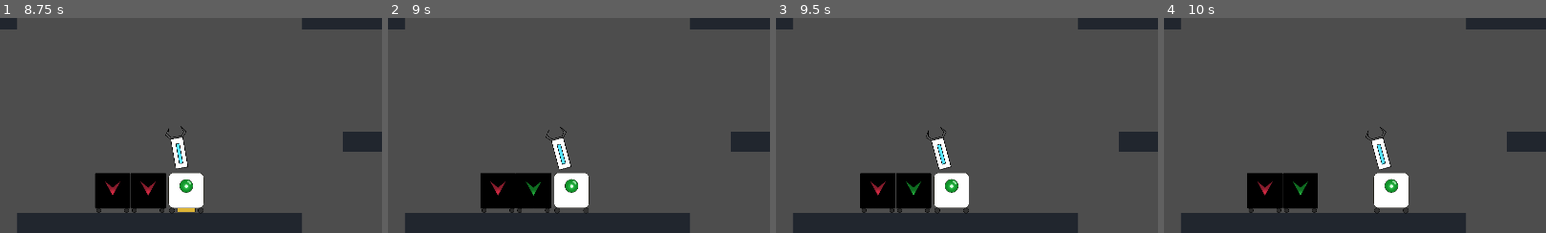
Above: before the commit, frames 1-4 (left to right).
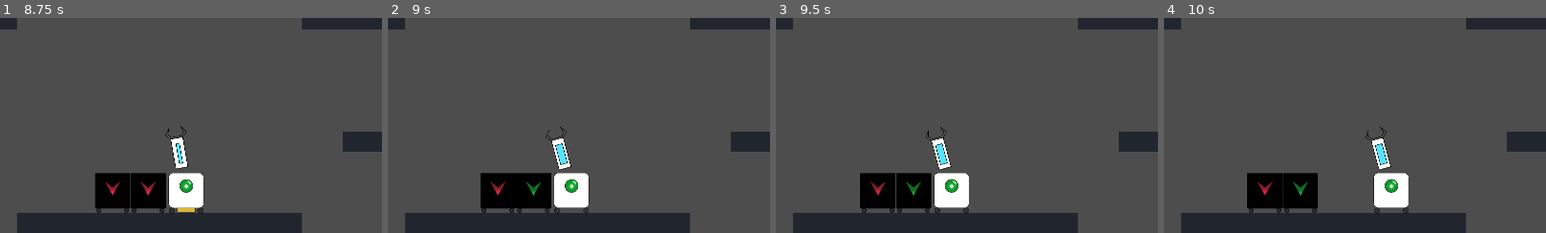
Above: after the commit, the same moments.

Repository: RajwolChapagain/Recoil-Robot
Game: Godot game, scene res://main.tscn
Same seed, same stepped clock (60 frames per second), same inputs: the game is played once before the commit and once after it.
Inputs:
- Up to frame 1 (8.75 s): hold D (move_right) 0.53-1.28 s; tap W (jump) at 0.6, 0.77, 1.07, 1.52, 1.55, 1.82, 2.3, 3.02, 3.05, 3.32, 3.6, 3.77, 4.07, 4.52, 4.55, 4.82, 5.3, 6.02, 6.05, 6.32, 6.6, 6.77, 7.07, 7.52, 7.55, 7.82, 8.3 s; hold A (move_left) 1.28-2.03 s; tap Up (fire_bullet) at 1.35, 4.35, 7.35 s; hold Right (rotate_gun_clockwise) 2.03-2.78 s; hold D (move_right) 2.03-3.53 s; tap Left (rotate_gun_counter_clockwise) at 2.85, 5.85 s; hold A (move_left) 3.53-5.78 s; hold Right (rotate_gun_clockwise) 5.03-5.78 s; hold D (move_right) 5.78-8.03 s; hold A (move_left) from 8.03 s (still down); hold Right (rotate_gun_clockwise) from 8.03 s (still down)
- Up to frame 2 (9 s): keep holding A (move_left); release Right (rotate_gun_clockwise) at 8.78 s; tap Left (rotate_gun_counter_clockwise) at 8.85 s
- Up to frame 3 (9.5 s): keep holding A (move_left); tap W (jump) at 9.02, 9.05, 9.32 s
- Up to frame 4 (10 s): release A (move_left) at 9.53 s; hold D (move_right) from 9.53 s (still down); tap W (jump) at 9.6, 9.77 s
The pictures show only the part of the screen within x 29-79%, y 50-100%; the shares and areas given below are measured in that part.

Frame 1 is identical in both runs. In frame 2, 0.1% of the frame differs, in the area x 43-47%, y 58-69%; in frame 3, 0.1%, in the area x 41-45%, y 58-69%; in frame 4, 0.1%.

Commit message:
make gun charge indicator larger after losing jump

Diff:
--- a/gun/gun.gd
+++ b/gun/gun.gd
@@ -12,6 +12,8 @@
 var is_reloading = false
 @onready var normal_gun_sprite = $Sprite2D.texture
 var gun_reloading_sprite = load("res://gun/gun_reloading.png")
+var large_charge_gun_sprite = load("res://gun/gun_larger_charge.png")
+var large_charge_gun_reloading_sprite = load("res://gun/gun_larger_charge_reloading.png")
 
 func _ready():
 	gun_sprite_offset_x = $Sprite2D.position.x
@@ -35,7 +37,6 @@
 
 func give_parent_recoil():
 	get_parent().apply_impulse(-position.normalized() * recoil_force)
-
 
 func _on_reload_timer_timeout():
 	#instantiate_shell()
@@ -62,3 +63,12 @@
 
 func set_reload_time_using_bullets_per_second(bullets_per_second):
 	$ReloadTimer.wait_time = 1.0 / bullets_per_second
+
+func change_default_and_reload_sprite_to_larger_charge():
+	normal_gun_sprite = large_charge_gun_sprite
+	gun_reloading_sprite = large_charge_gun_reloading_sprite
+
+	if is_reloading:
+		$Sprite2D.texture = gun_reloading_sprite
+	else:
+		$Sprite2D.texture = normal_gun_sprite
--- a/player/robot.gd
+++ b/player/robot.gd
@@ -74,6 +74,7 @@
 	can_jump = false
 	$Gun.recoil_force *= 1.8
 	$Sprite2D.texture = robot_without_pad
+	$Gun.change_default_and_reload_sprite_to_larger_charge()
 
 func disable_movement():
 	can_move = false
Binary file added: gun/gun_larger_charge.png
Not shown, added: gun/gun_larger_charge.png.import
Binary file added: gun/gun_larger_charge_reloading.png
Not shown, added: gun/gun_larger_charge_reloading.png.import
